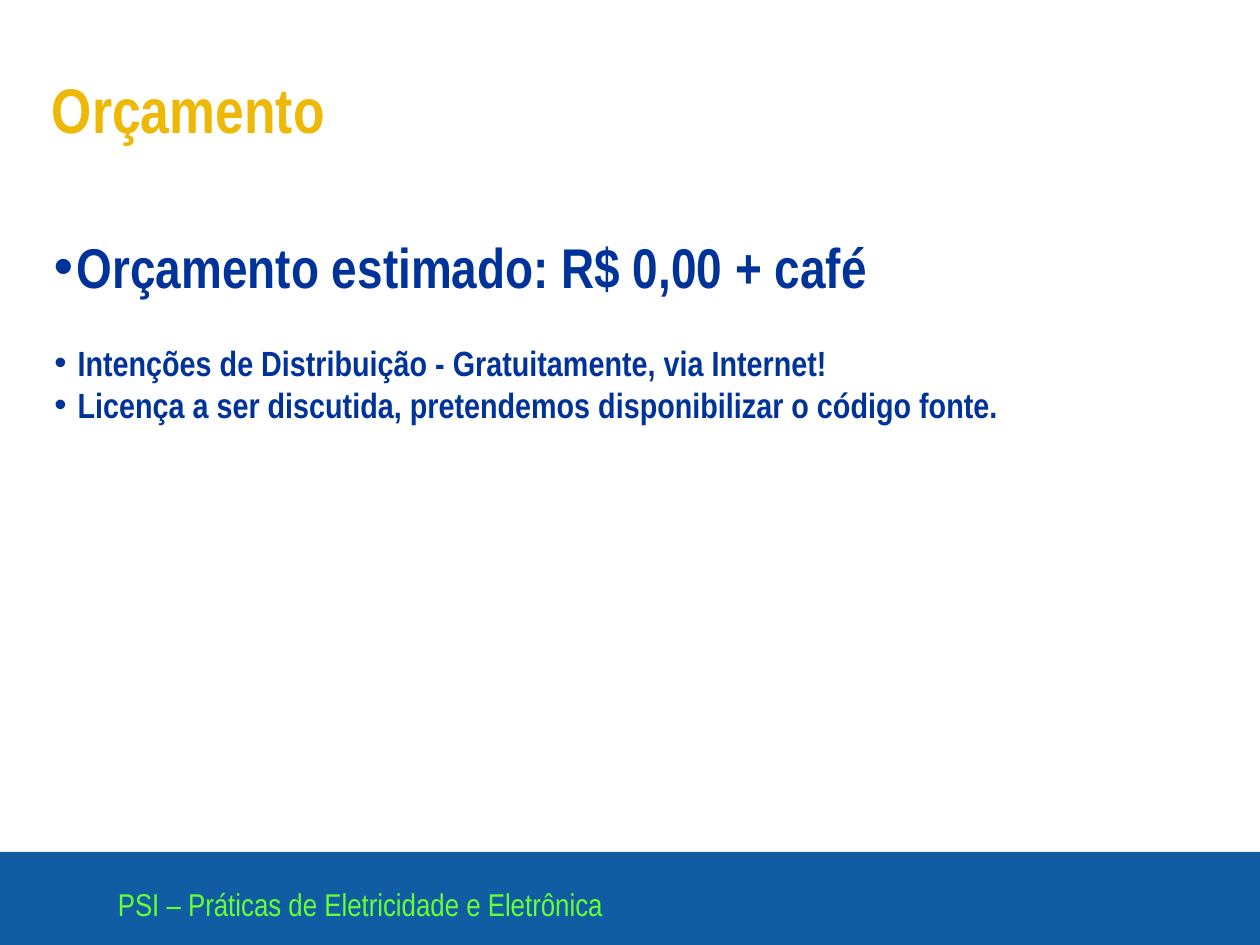
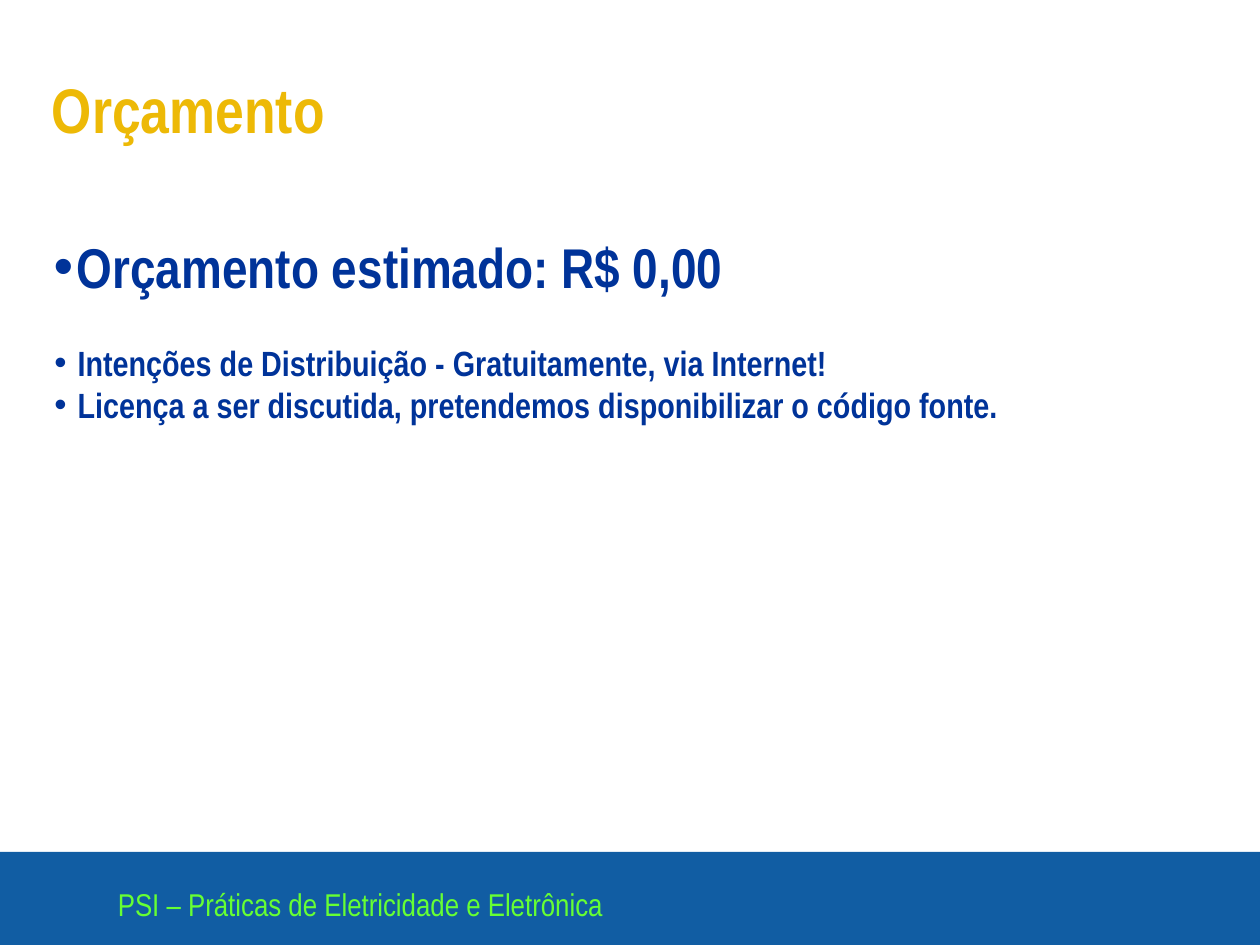
Before and after one commit to rafaelimai/Circuito-RLM, a slide deck: slide 6 of Apresentações de Slide e Documentação/Apresentação 1 - 97-2003.ppt. Drawn at 1260x945 pixels with LibreOffice and Linux fonts; fonts in the diff are those of the drawing; background and template pictures are left out. Boxes give left, top, right and bottom in pixels: in the first picture for what was removed or moved away, otherwise in the second. Text is boxed around its words. In the diff, an @@ line names an element or a change of style, - is before the commit and + after.

```diff
--- a/Apresentações de Slide e Documentação/Apresentação 1 - 97-2003.ppt
+++ b/Apresentações de Slide e Documentação/Apresentação 1 - 97-2003.ppt
@@ text at <box>77,246,722,298</box>: text changed @@
-• Orçamento estimado: R$ 0,00 + café
+• Orçamento estimado: R$ 0,00
```
